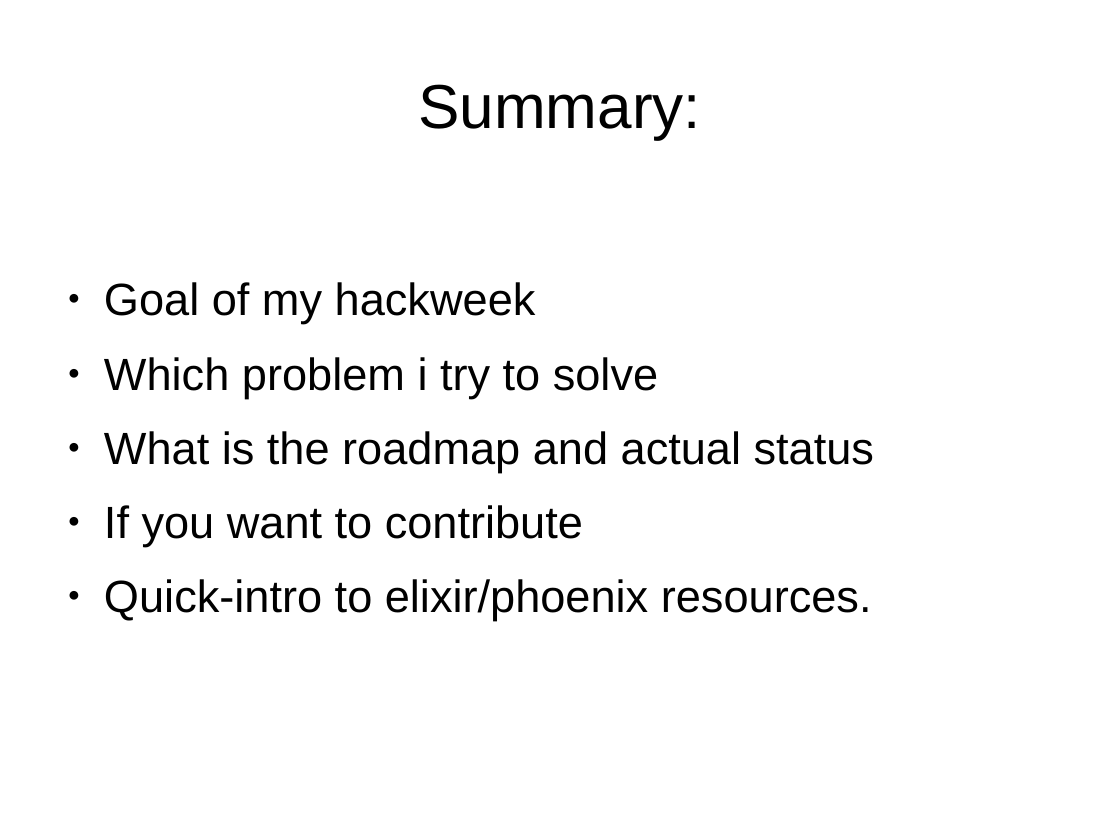
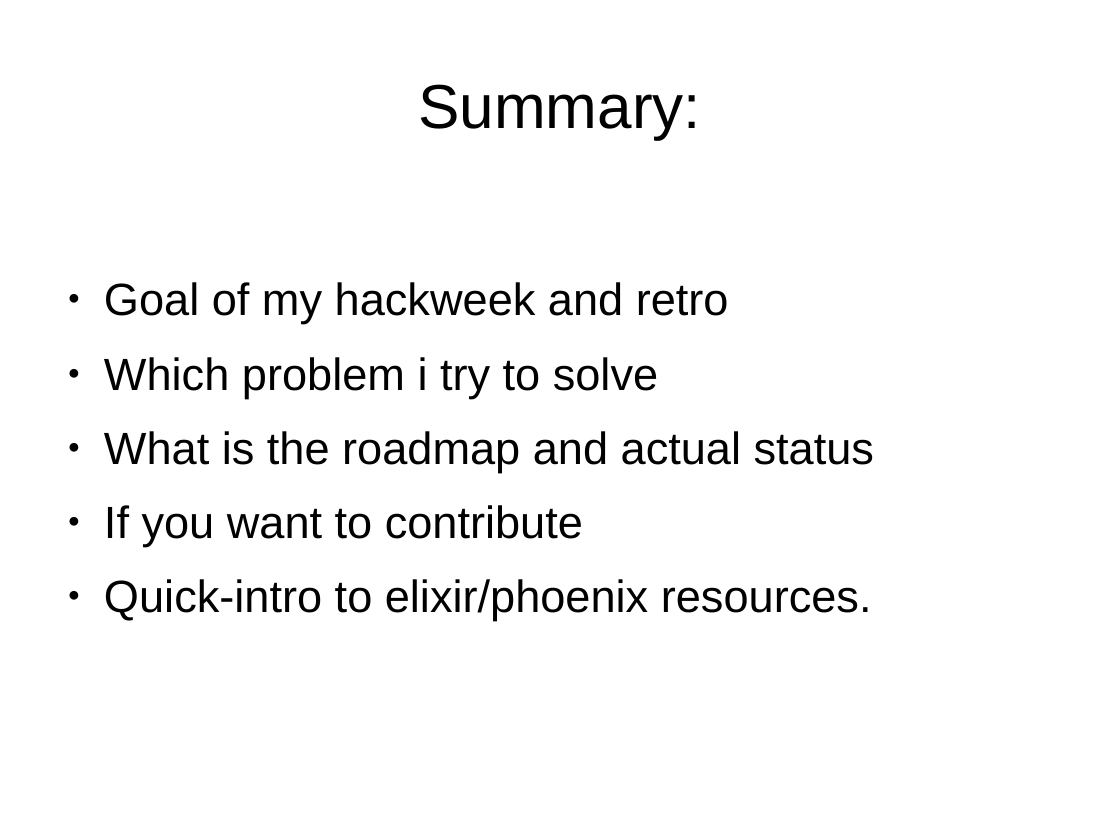
Before and after one commit to MalloZup/presentations, a slide deck: slide 2 of 2018/hackweek/elixir.odp. Drawn at 1120x840 pixels with LibreOffice and Linux fonts; fonts in the diff are those of the drawing. Boxes give left, top, right and bottom in pixels: in the first picture for what was removed or moved away, otherwise in the second. Text is boxed around its words. In the diff, an @@ line names an element or a change of style, - is before the commit and + after.

```diff
--- a/2018/hackweek/elixir.odp
+++ b/2018/hackweek/elixir.odp
@@ text at (104,282,729,324): text changed @@
-● Goal of my hackweek
+● Goal of my hackweek and retro
```
Also in this commit, not shown: 2 other slides changed.
